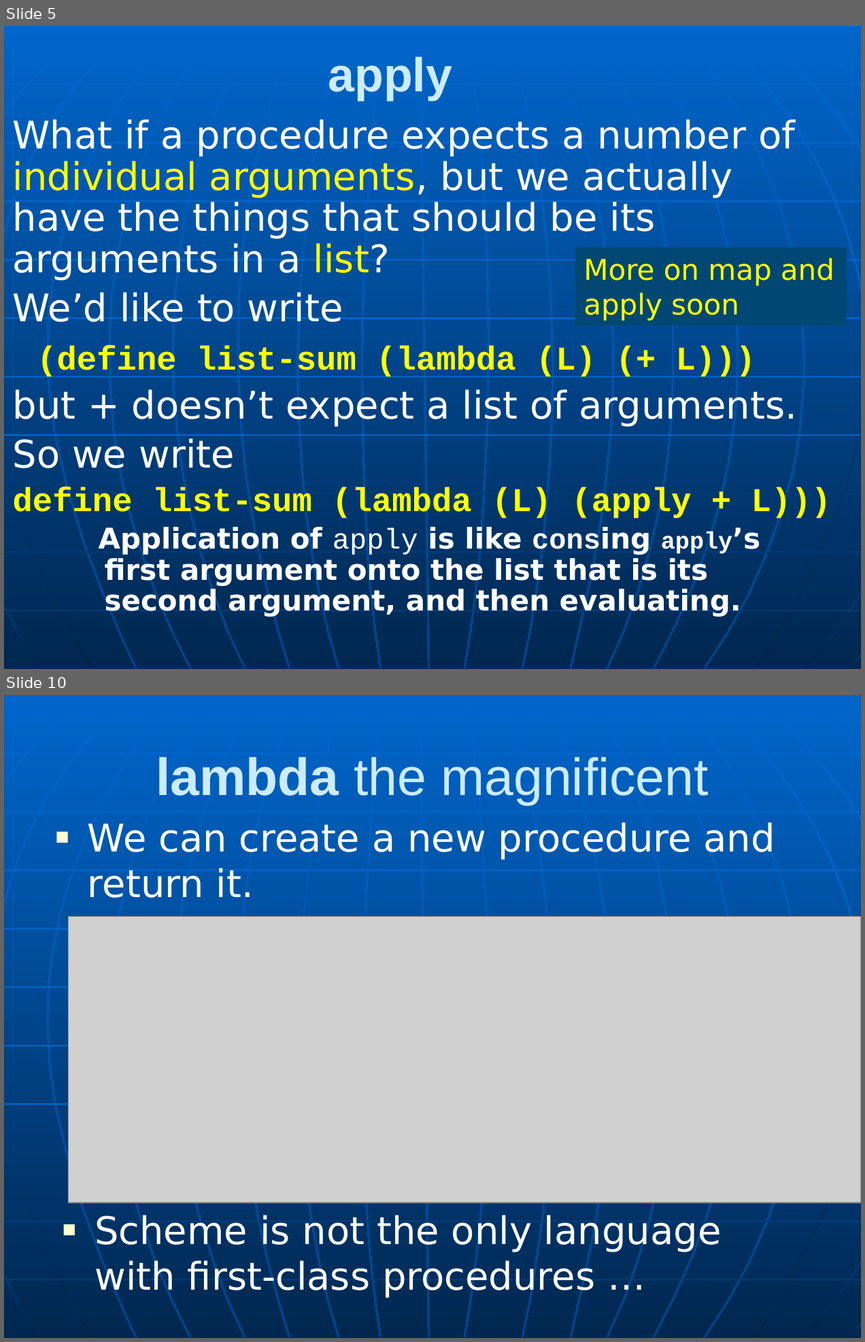
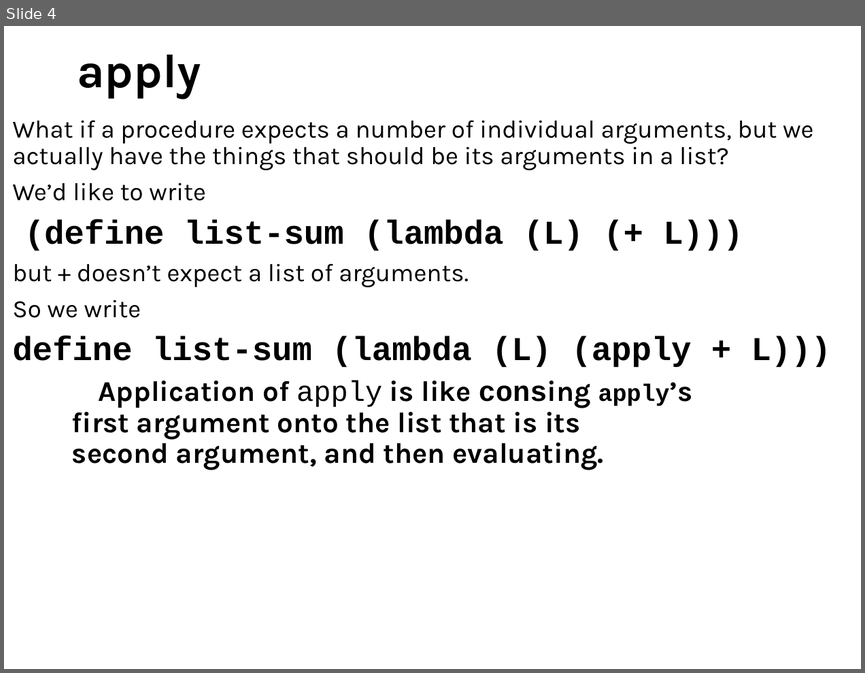
Before and after one commit to RHIT-CSSE/csse304, a slide deck: ClassMaterials/MapApply/RecursionMapApplyLambdaLet.pptx. Shown one above the other, each under a label of ours: slides 5 and 10 before the commit, slide 4 after it; the slides between them are not shown. The pictures are 865x1342 and 865x673 pixels, drawn with LibreOffice and Linux fonts; fonts in the diff are those of the drawing; grey boxes stand for pictures. Boxes give left, top, right and bottom in pixels: in the first picture for what was removed or moved away, otherwise in the second. Text is boxed around its words. In the diff, an @@ line names an element or a change of style, - is before the commit and + after.

Commit message:
new map apply problems

```diff
--- a/ClassMaterials/MapApply/RecursionMapApplyLambdaLet.pptx
+++ b/ClassMaterials/MapApply/RecursionMapApplyLambdaLet.pptx
@@ slide 10 removed at (x1=4, y1=695, x2=861, y2=1338), background gradient #0066CC to #004488; not listed: 34 template elements that a slide beside it also shows @@
@@ title removed at (x1=156, y1=757, x2=708, y2=805) @@
-lambda the magnificent
@@ text removed at (x1=88, y1=822, x2=775, y2=898) @@
-■ We can create a new procedure and return it.
@@ picture removed at (x1=68, y1=916, x2=861, y2=1202) @@
@@ text removed at (x1=94, y1=1213, x2=721, y2=1297) @@
-■ Scheme is not the only language with first-class procedures …
@@ what was slide 5 is now slide 4 @@
@@ slide 4 changed as well @@
@@ background gradient #0066CC to #004488 to #FFFFFF @@
@@ title "apply" at (x1=77, y1=55, x2=201, y2=99): font Arial to Karla, text colour #CCECFF to #000000; alignment centre to left; line spacing 1 to 0.9 @@
@@ text "What if a procedure expects ..." at (x1=13, y1=120, x2=831, y2=470): size 32 to 21 pt in "What if a procedure expects a number ...", "We’d like to write", "but + doesn’t expect a list of ...", "So we write"; font DejaVu Sans to Karla, text colour #FFFFFF to #000000 in "What if a procedure expects a number ...", "We’d like to write", "but + doesn’t expect a list of ...", "So we write" and 1 more places; text colour #FFFF00 to #000000 in "individual arguments, list?", "(define list-sum (lambda (L) (+ L)))", "define list-sum (lambda (L) (apply + L)))"; more space between paragraphs; indent changed @@
@@ rectangle removed at (x1=575, y1=247, x2=847, y2=325) @@
-More on map and apply soon
@@ group removed at (x1=4, y1=26, x2=861, y2=669): 24 freeform shapes, 10 lines @@
```
Also in this commit, not shown: 4 other slides changed, 1 slide added, 5 other slides removed, 3 other files.
